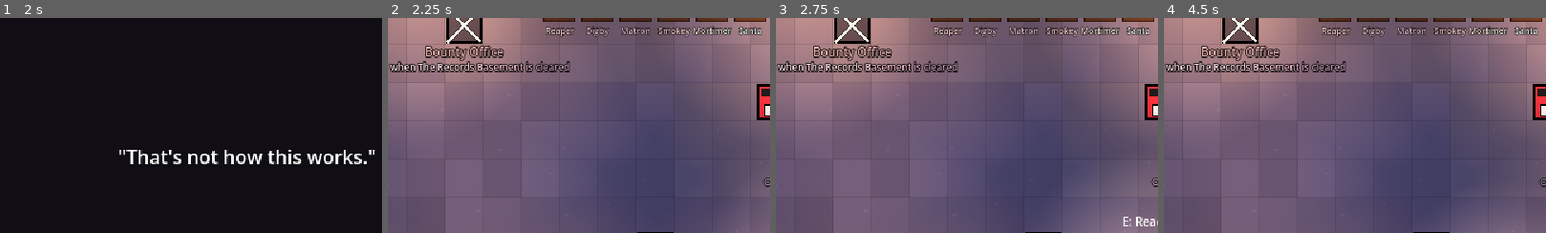
Above: before the commit, frames 1-4 (left to right).
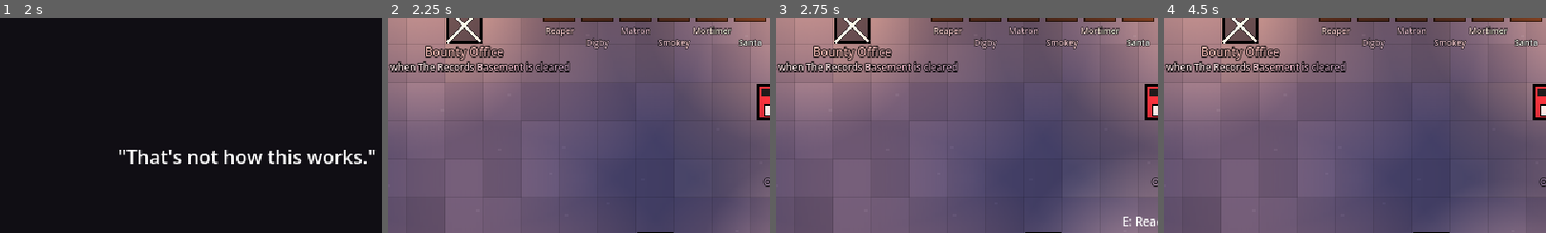
Above: after the commit, the same moments.

Repository: B1nKaTa/game
Game: Godot game, scene res://scenes/boot.tscn
Two runs of this game, one before a commit and one after it. Both use one fixed random seed, a clock stepped at 60 frames per second and the inputs below.
Inputs (mouse positions are % of the whole screen's width and height, from its top left):
- Up to frame 1 (2 s): tap Space (dodge) at 0.5, 1.25 s; move the mouse to (45, 70) at 0.52 s; press the mouse at (45, 70) at 0.53 s; hold W (move_up) from 0.53 s (still down); tap Enter (ui_accept) at 0.77, 1.52 s; move the mouse to (80, 65) at 1.27 s; release the mouse at (80, 65) at 1.28 s; tap Q (bomb) at 1.35 s
- Up to frame 2 (2.25 s): tap Space (dodge) at 2 s; move the mouse to (20, 35) at 2.02 s; release W (move_up) at 2.03 s; hold A (move_left) from 2.03 s (still down); hold Space (dodge) from 2.03 s (still down)
- Up to frame 3 (2.75 s): keep holding A (move_left); keep holding Space (dodge)
- Up to frame 4 (4.5 s): move the mouse to (55, 50) at 2.77 s; release Space (dodge) at 2.78 s; tap E (interact) at 2.85 s; click (55, 50) at 2.92 s; tap Enter (ui_accept) at 3.02 s; release A (move_left) at 3.5 s; click "Leave" at 3.5 s; move the mouse to (35, 25) at 4.27 s; hold S (move_down) from 4.28 s (still down); tap H (potion) at 4.35 s
The pictures show only the part of the screen within x 18-68%, y 13-63%; the shares and areas given below are measured in that part.

Frame 1 is identical in both runs. In frame 2, 1.2% of the frame differs, in the area x 51-98%, y 3-15%; in frame 3, 1.2%; in frame 4, 1.2%.

Commit message:
Stagger the trophy wall's empty-frame captions
With the last three frames empty, "Smokey" and "Mortimer" ran into one
another, since a long name is as wide as a frame step. Every second
caption now hangs 10 px lower. New test: no two neighbouring captions
overlap.

Co-Authored-By: Claude Opus 5.5 <noreply@anthropic.com>

Diff:
--- a/scripts/world/trophy_wall.gd
+++ b/scripts/world/trophy_wall.gd
@@ -15,6 +15,9 @@
 const CAPTION := Color("ece9e0")
 const CAPTION_SIZE := 7
 const CAPTION_Y := 21.0
+# Every second caption hangs lower, since a long name like "Mortimer" is as wide as a frame step and
+# two empty frames side by side would run their names together.
+const CAPTION_STAGGER := 10.0
 
 var _hung := {}
 
@@ -29,6 +32,11 @@
 # The middle of each frame, from left to right.
 static func frame_center(index: int) -> Vector2:
 	return Vector2((index - (Mementos.ALL.size() - 1) / 2.0) * FRAME_STEP, 0.0)
+
+
+# How far below a frame's middle its caption's baseline sits.
+static func caption_y(index: int) -> float:
+	return CAPTION_Y + (CAPTION_STAGGER if index % 2 == 1 else 0.0)
 
 
 func _draw() -> void:
@@ -46,8 +54,8 @@
 			draw_string(font, at + Vector2(-3, 4), "?", HORIZONTAL_ALIGNMENT_LEFT, -1, 12, QUESTION)
 			var caption: String = entry["short_name"]
 			var width := font.get_string_size(caption, HORIZONTAL_ALIGNMENT_LEFT, -1, CAPTION_SIZE).x
-			draw_string_outline(font, at + Vector2(-width / 2.0, CAPTION_Y), caption, HORIZONTAL_ALIGNMENT_LEFT, -1, CAPTION_SIZE, 2, Color.BLACK)
-			draw_string(font, at + Vector2(-width / 2.0, CAPTION_Y), caption, HORIZONTAL_ALIGNMENT_LEFT, -1, CAPTION_SIZE, CAPTION)
+			draw_string_outline(font, at + Vector2(-width / 2.0, caption_y(i)), caption, HORIZONTAL_ALIGNMENT_LEFT, -1, CAPTION_SIZE, 2, Color.BLACK)
+			draw_string(font, at + Vector2(-width / 2.0, caption_y(i)), caption, HORIZONTAL_ALIGNMENT_LEFT, -1, CAPTION_SIZE, CAPTION)
 
 
 func _draw_memento(perk: String, at: Vector2) -> void:
--- a/tests/test_mementos.gd
+++ b/tests/test_mementos.gd
@@ -31,6 +31,21 @@
 	assert_eq(lines.size(), 2)
 	assert_true(lines[0].begins_with("Name badge"), lines[0])
 	assert_true(lines[1].begins_with("Coal shovel"), lines[1])
+
+
+# Empty frames side by side name their bosses, so no two neighbouring captions may overlap.
+func test_neighbouring_captions_never_run_together() -> void:
+	var font := ThemeDB.fallback_font
+	var boxes: Array[Rect2] = []
+	for i in Mementos.ALL.size():
+		var caption: String = Mementos.ALL[i]["short_name"]
+		var width := font.get_string_size(caption, HORIZONTAL_ALIGNMENT_LEFT, -1, TrophyWall.CAPTION_SIZE).x
+		var ascent := font.get_ascent(TrophyWall.CAPTION_SIZE)
+		var height := ascent + font.get_descent(TrophyWall.CAPTION_SIZE)
+		var at := TrophyWall.frame_center(i) + Vector2(-width / 2.0, TrophyWall.caption_y(i) - ascent)
+		boxes.append(Rect2(at, Vector2(width, height)).grow_individual(1.0, 0.0, 1.0, 0.0))
+	for i in boxes.size() - 1:
+		assert_false(boxes[i].intersects(boxes[i + 1]), "%s and %s" % [Mementos.ALL[i]["short_name"], Mementos.ALL[i + 1]["short_name"]])
 
 
 # The frames hang on the lobby's top wall, so none may cover the north door or a lantern.
